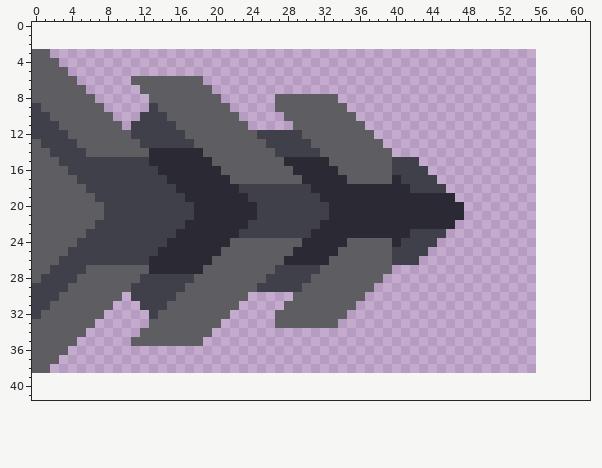
Pixel-art sprite: sprites/units/boss/araneamento/araneamento-leg.png. That is the earlier state.
The file is 56x36 pixels. The old version is drawn lined up with the new one, on the new canvas.
Once edited:
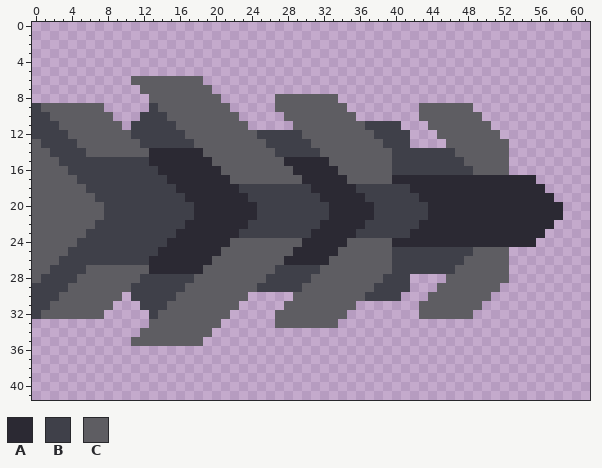
Palette (. is transparent): A #2b2933  B #3f4049  C #5e5d62
Change:
canvas 56x36 -> 62x42, the old top-left corner now at 0,3
@@ x 0..61 @@
  2 ..............................................................
- 3 CC............................................................
- 4 CCC...........................................................
- 5 CCCC..........................................................
- 6 CCCCC......CCCCCCCC...........................................
- 7 CCCCCC......CCCCCCCC..........................................
- 8 CCCCCCC......CCCCCCCC......CCCCCCC............................
- 9 BCCCCCCC.....BCCCCCCCC.....CCCCCCCC...........................
-10 BBCCCCCCC...BBBCCCCCCCC.....CCCCCCCC..........................
-11 BBBCCCCCCC.BBBBBCCCCCCCC.....CCCCCCCC.........................
-12 BBBBCCCCCCCBBBBBBCCCCCCCCBBBBBCCCCCCCC........................
-13 CBBBBCCCCCCCBBBBBBCCCCCCCCBBBBBCCCCCCCC.......................
-14 CCBBBBCCCCCCCAAAAAACCCCCCCCBBBBBCCCCCCCC......................
-15 CCCBBBBBBBBBBAAAAAAACCCCCCCCAAAAACCCCCCCBBB...................
-16 CCCCBBBBBBBBBBAAAAAAACCCCCCCCAAAAACCCCCCBBBB..................
-17 CCCCCBBBBBBBBBBAAAAAAACCCCCCCCAAAAACCCCCABBBB.................
-18 CCCCCCBBBBBBBBBBAAAAAAABBBBBBBBAAAAAAAAAAABBBB................
-19 CCCCCCCBBBBBBBBBBAAAAAAABBBBBBBBAAAAAAAAAAAAAAA...............
-20 CCCCCCCCBBBBBBBBBBAAAAAAABBBBBBBBAAAAAAAAAAAAAAA..............
-21 CCCCCCCCBBBBBBBBBBAAAAAAABBBBBBBBAAAAAAAAAAAAAAA..............
-22 CCCCCCCBBBBBBBBBBAAAAAAABBBBBBBBAAAAAAAAAAAAAAA...............
-23 CCCCCCBBBBBBBBBBAAAAAAABBBBBBBBAAAAAAAAAAABBBB................
-24 CCCCCBBBBBBBBBBAAAAAAACCCCCCCCAAAAACCCCCABBBB.................
-25 CCCCBBBBBBBBBBAAAAAAACCCCCCCCAAAAACCCCCCBBBB..................
-26 CCCBBBBBBBBBBAAAAAAACCCCCCCCAAAAACCCCCCCBBB...................
-27 CCBBBBCCCCCCCAAAAAACCCCCCCCBBBBBCCCCCCCC......................
-28 CBBBBCCCCCCCBBBBBBCCCCCCCCBBBBBCCCCCCCC.......................
-29 BBBBCCCCCCCBBBBBBCCCCCCCCBBBBBCCCCCCCC........................
-30 BBBCCCCCCC.BBBBBCCCCCCCC.....CCCCCCCC.........................
-31 BBCCCCCCC...BBBCCCCCCCC.....CCCCCCCC..........................
-32 BCCCCCCC.....BCCCCCCCC.....CCCCCCCC...........................
-33 CCCCCCC......CCCCCCCC......CCCCCCC............................
-34 CCCCCC......CCCCCCCC..........................................
-35 CCCCC......CCCCCCCC...........................................
-36 CCCC..........................................................
-37 CCC...........................................................
-38 CC............................................................
+ 3 ..............................................................
+ 4 ..............................................................
+ 5 ..............................................................
+ 6 ...........CCCCCCCC...........................................
+ 7 ............CCCCCCCC..........................................
+ 8 .............CCCCCCCC......CCCCCCC............................
+ 9 BCCCCCCC.....BCCCCCCCC.....CCCCCCCC........CCCCCC.............
+10 BBCCCCCCC...BBBCCCCCCCC.....CCCCCCCC.......CCCCCCC............
+11 BBBCCCCCCC.BBBBBCCCCCCCC.....CCCCCCCCBBBB...CCCCCCC...........
+12 BBBBCCCCCCCBBBBBBCCCCCCCCBBBBBCCCCCCCCBBBB...CCCCCCC..........
+13 CBBBBCCCCCCCBBBBBBCCCCCCCCBBBBBCCCCCCCCBBB....CCCCCCC.........
+14 CCBBBBCCCCCCCAAAAAACCCCCCCCBBBBBCCCCCCCCBBBBBBBCCCCCC.........
+15 CCCBBBBBBBBBBAAAAAAACCCCCCCCAAAAACCCCCCCBBBBBBBBCCCCC.........
+16 CCCCBBBBBBBBBBAAAAAAACCCCCCCCAAAAACCCCCCBBBBBBBBBCCCC.........
+17 CCCCCBBBBBBBBBBAAAAAAACCCCCCCCAAAAACCCCCAAAAAAAAAAAAAAAA......
+18 CCCCCCBBBBBBBBBBAAAAAAABBBBBBBBAAAAABBBBBBAAAAAAAAAAAAAAA.....
+19 CCCCCCCBBBBBBBBBBAAAAAAABBBBBBBBAAAAABBBBBBAAAAAAAAAAAAAAA....
+20 CCCCCCCCBBBBBBBBBBAAAAAAABBBBBBBBAAAAABBBBBBAAAAAAAAAAAAAAA...
+21 CCCCCCCCBBBBBBBBBBAAAAAAABBBBBBBBAAAAABBBBBBAAAAAAAAAAAAAAA...
+22 CCCCCCCBBBBBBBBBBAAAAAAABBBBBBBBAAAAABBBBBBAAAAAAAAAAAAAAA....
+23 CCCCCCBBBBBBBBBBAAAAAAABBBBBBBBAAAAABBBBBBAAAAAAAAAAAAAAA.....
+24 CCCCCBBBBBBBBBBAAAAAAACCCCCCCCAAAAACCCCCAAAAAAAAAAAAAAAA......
+25 CCCCBBBBBBBBBBAAAAAAACCCCCCCCAAAAACCCCCCBBBBBBBBBCCCC.........
+26 CCCBBBBBBBBBBAAAAAAACCCCCCCCAAAAACCCCCCCBBBBBBBBCCCCC.........
+27 CCBBBBCCCCCCCAAAAAACCCCCCCCBBBBBCCCCCCCCBBBBBBBCCCCCC.........
+28 CBBBBCCCCCCCBBBBBBCCCCCCCCBBBBBCCCCCCCCBBB....CCCCCCC.........
+29 BBBBCCCCCCCBBBBBBCCCCCCCCBBBBBCCCCCCCCBBBB...CCCCCCC..........
+30 BBBCCCCCCC.BBBBBCCCCCCCC.....CCCCCCCCBBBB...CCCCCCC...........
+31 BBCCCCCCC...BBBCCCCCCCC.....CCCCCCCC.......CCCCCCC............
+32 BCCCCCCC.....BCCCCCCCC.....CCCCCCCC........CCCCCC.............
+33 .............CCCCCCCC......CCCCCCC............................
+34 ............CCCCCCCC..........................................
+35 ...........CCCCCCCC...........................................
+36 ..............................................................
+37 ..............................................................
+38 ..............................................................
 39 ..............................................................
